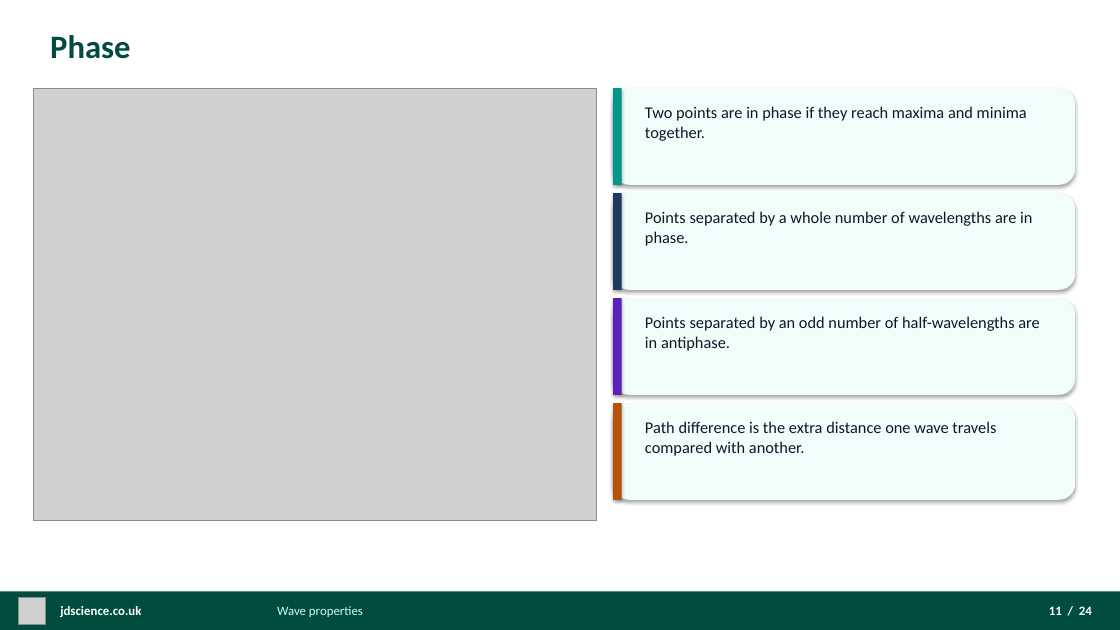
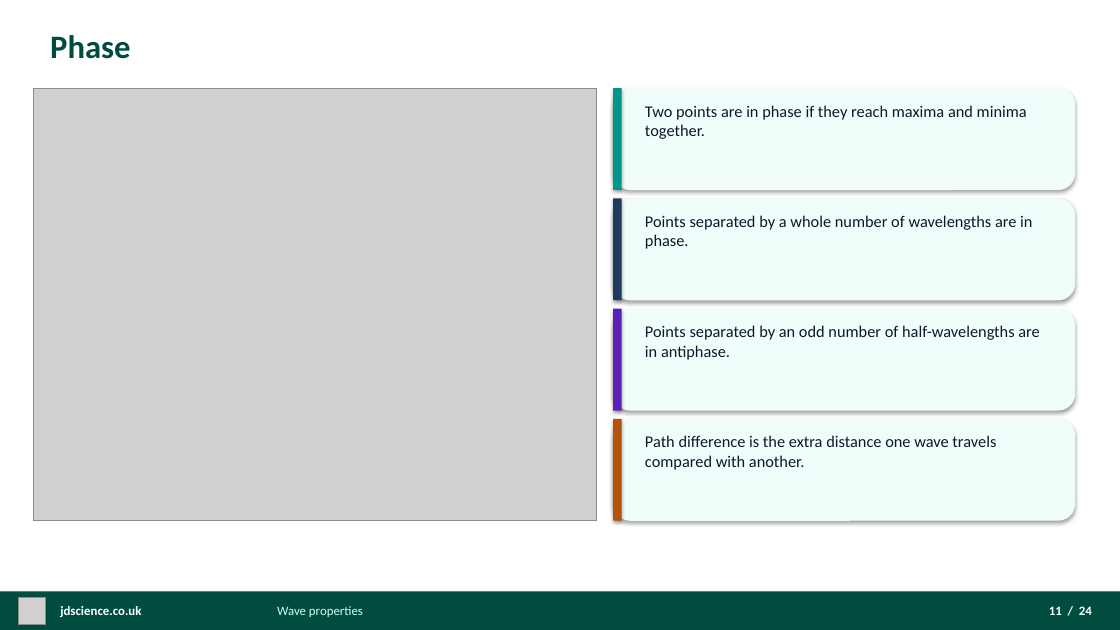
Before and after one commit to moky107/jdscience-website, a slide deck: slide 11 of content/lessons/wave-properties/btec-unit-1-physics-wave-properties.pptx. Drawn at 1120x630 pixels with LibreOffice and Linux fonts; fonts in the diff are those of the drawing; grey boxes stand for pictures. Boxes give left, top, right and bottom in pixels: in the first picture for what was removed or moved away, otherwise in the second. Text is boxed around its words. In the diff, an @@ line names an element or a change of style, - is before the commit and + after.

```diff
--- a/content/lessons/wave-properties/btec-unit-1-physics-wave-properties.pptx
+++ b/content/lessons/wave-properties/btec-unit-1-physics-wave-properties.pptx
@@ rounded rectangle: place and size @@
-rounded rectangle at box(613, 88, 1075, 185)
+rounded rectangle at box(613, 88, 1075, 190)
@@ rectangle: place and size @@
-rectangle at box(613, 88, 622, 185)
+rectangle at box(613, 88, 622, 190)
@@ rounded rectangle: place and size @@
-rounded rectangle at box(613, 193, 1075, 290)
+rounded rectangle at box(613, 198, 1075, 300)
@@ rectangle: place and size @@
-rectangle at box(613, 193, 622, 290)
+rectangle at box(613, 198, 622, 300)
@@ text "Points separated by a whole ...": place and size @@
-text "Points separated by a whole ..." at box(645, 211, 1032, 246)
+text "Points separated by a whole ..." at box(645, 215, 1032, 249)
@@ rounded rectangle: place and size @@
-rounded rectangle at box(613, 298, 1075, 395)
+rounded rectangle at box(613, 308, 1075, 410)
@@ rectangle: place and size @@
-rectangle at box(613, 298, 622, 395)
+rectangle at box(613, 308, 622, 410)
@@ text "Points separated by an odd ...": place and size @@
-text "Points separated by an odd ..." at box(645, 316, 1039, 351)
+text "Points separated by an odd ..." at box(645, 325, 1039, 360)
@@ rounded rectangle: place and size @@
-rounded rectangle at box(613, 403, 1075, 500)
+rounded rectangle at box(613, 419, 1075, 521)
@@ rectangle: place and size @@
-rectangle at box(613, 403, 622, 500)
+rectangle at box(613, 419, 622, 521)
@@ text "Path difference is the extra ...": place and size @@
-text "Path difference is the extra ..." at box(645, 421, 996, 456)
+text "Path difference is the extra ..." at box(645, 435, 996, 470)
```
Also in this commit, not shown: 4 other slides changed, 42 other files.
